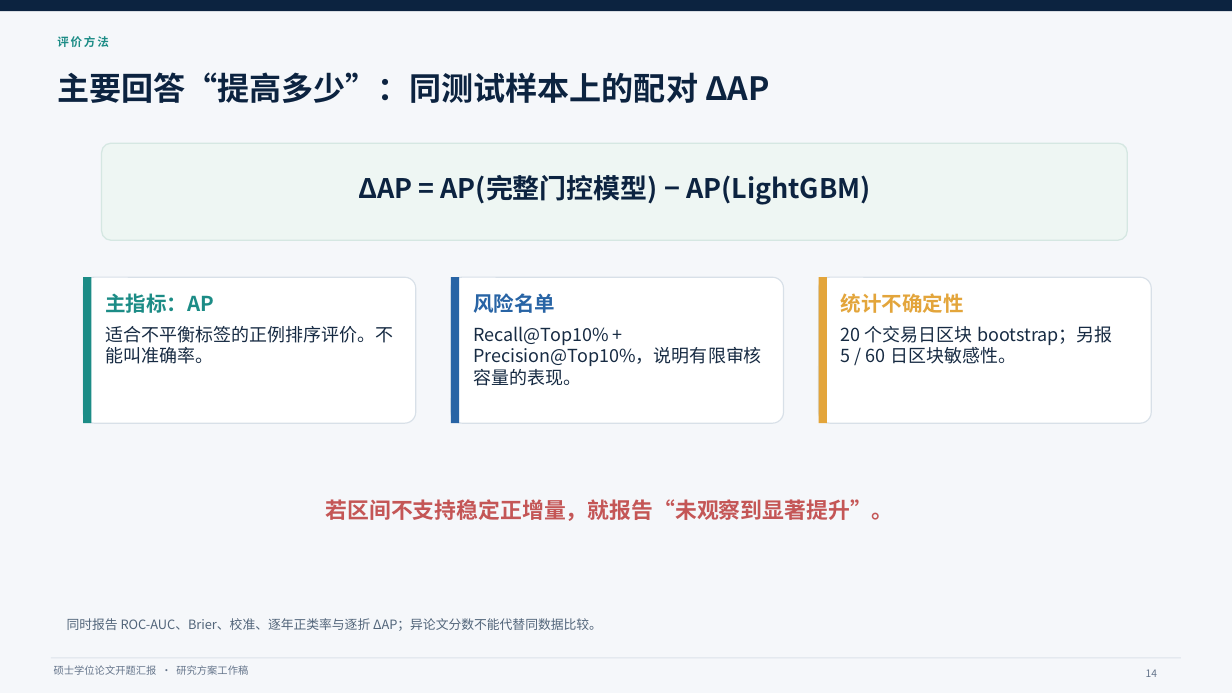
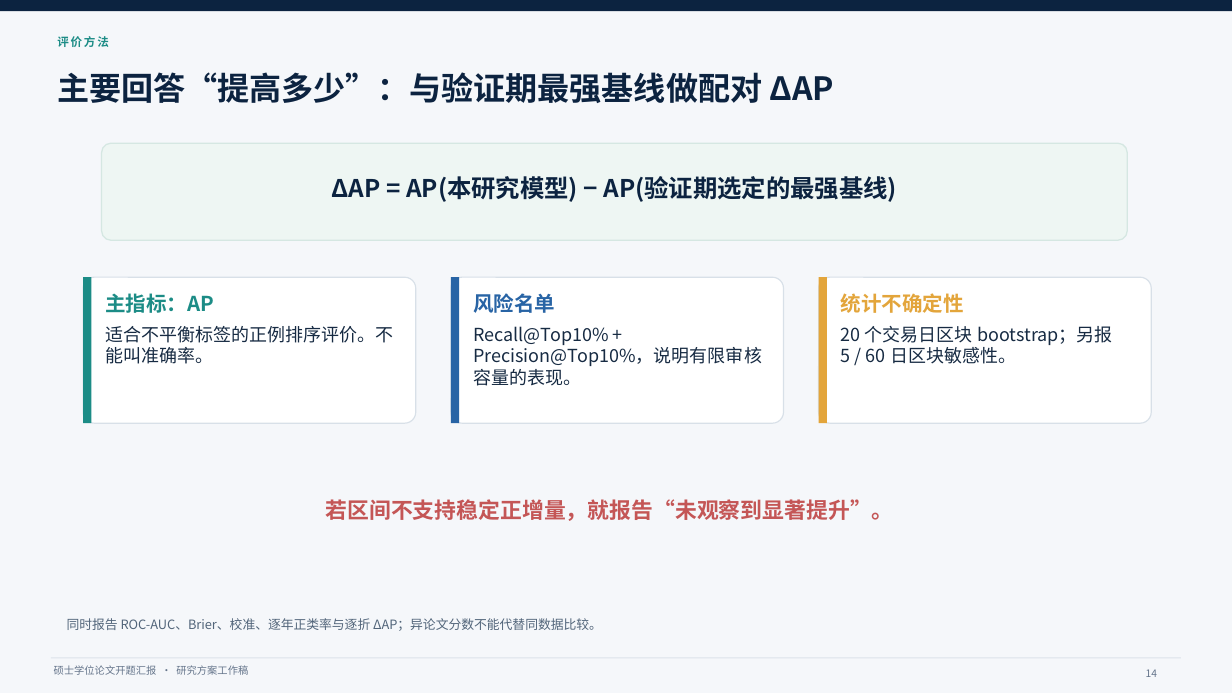
Before and after one commit to QiuKunYuan/llm-event-tail-risk-, a slide deck: slide 14 of docs/开题报告/开题答辩汇报.pptx. Drawn at 1232x693 pixels with LibreOffice and Linux fonts; fonts in the diff are those of the drawing. Boxes give left, top, right and bottom in pixels: in the first picture for what was removed or moved away, otherwise in the second. Text is boxed around its words. In the diff, an @@ line names an element or a change of style, - is before the commit and + after.

```diff
--- a/docs/开题报告/开题答辩汇报.pptx
+++ b/docs/开题报告/开题答辩汇报.pptx
@@ text at (x1=57, y1=72, x2=834, y2=103): text changed @@
-主要回答“提高多少”：同测试样本上的配对 ΔAP
+主要回答“提高多少”：与验证期最强基线做配对 ΔAP
@@ text at (x1=332, y1=176, x2=898, y2=202): text changed; size 21 to 19 pt @@
-ΔAP = AP(完整门控模型) − AP(LightGBM)
+ΔAP = AP(本研究模型) − AP(验证期选定的最强基线)
```
Also in this commit, not shown: 11 other slides changed, 14 other files.
